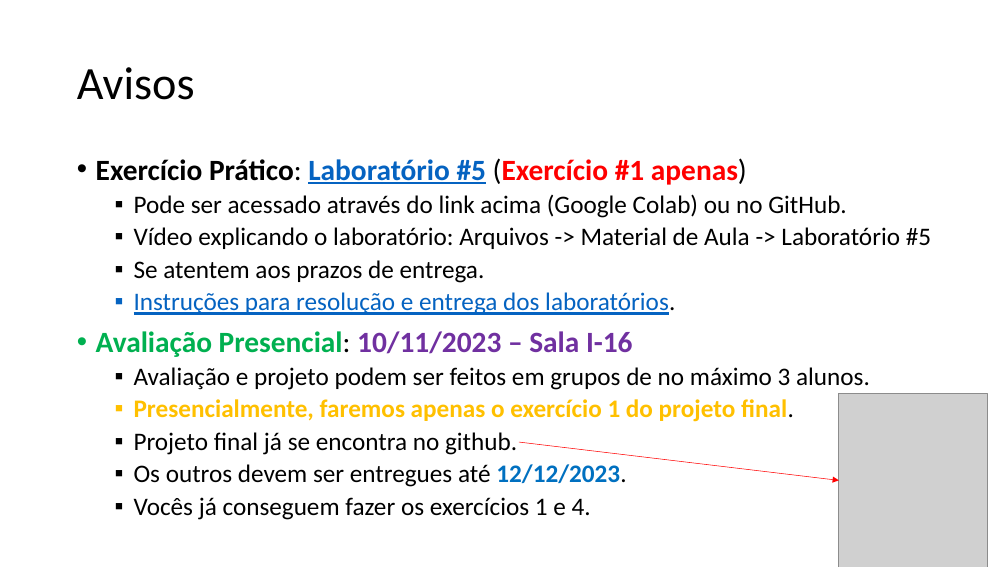
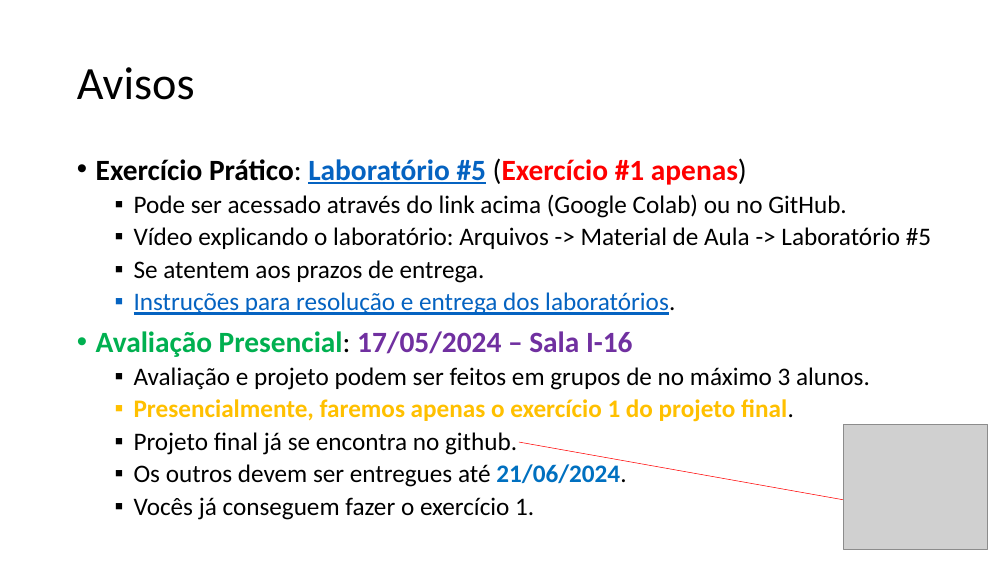
Before and after one commit to zz4fap/t319_aprendizado_de_maquina, a slide deck: slide 13 of slides/T319_Regressão_Linear (Parte IV).pptx (slide 11 before the commit). Drawn at 1008x567 pixels with LibreOffice and Linux fonts; fonts in the diff are those of the drawing; grey boxes stand for pictures. Boxes give left, top, right and bottom in pixels: in the first picture for what was removed or moved away, otherwise in the second. Text is boxed around its words. In the diff, an @@ line names an element or a change of style, - is before the commit and + after.

```diff
--- a/slides/T319_Regressão_Linear (Parte IV).pptx
+++ b/slides/T319_Regressão_Linear (Parte IV).pptx
@@ text at [96, 331, 633, 357]: text changed @@
-• Avaliação Presencial: 10/11/2023 – Sala I-16
+• Avaliação Presencial: 17/05/2024 – Sala I-16
@@ arrow moved from (519, 442) - (839, 480) to (519, 442) - (851, 501) @@
@@ picture: place and size @@
-picture at [839, 394, 988, 567]
+picture at [844, 424, 988, 549]
@@ text at [134, 464, 626, 520]: text changed @@
-  ▪ Os outros devem ser entregues até 12/12/2023.
-  ▪ Vocês já conseguem fazer os exercícios 1 e 4.
+  ▪ Os outros devem ser entregues até 21/06/2024.
+  ▪ Vocês já conseguem fazer o exercício 1.
```
Also in this commit, not shown: 5 other slides changed, 4 slides added, 2 other files.
